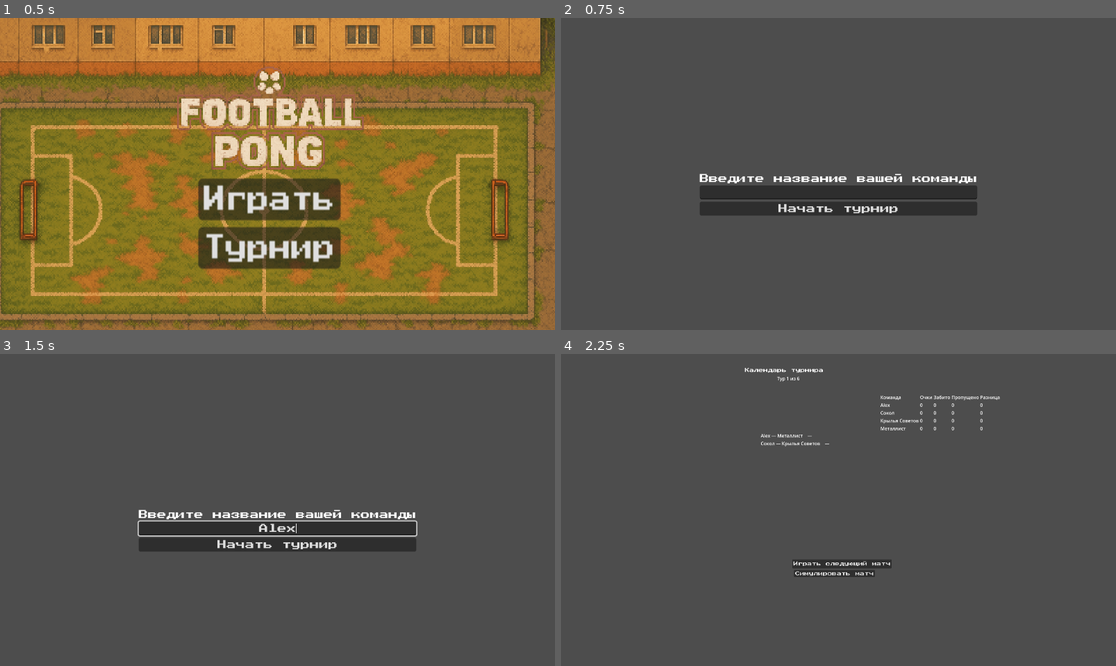
Above: before the commit, frames 1-4 (two rows, left to right).
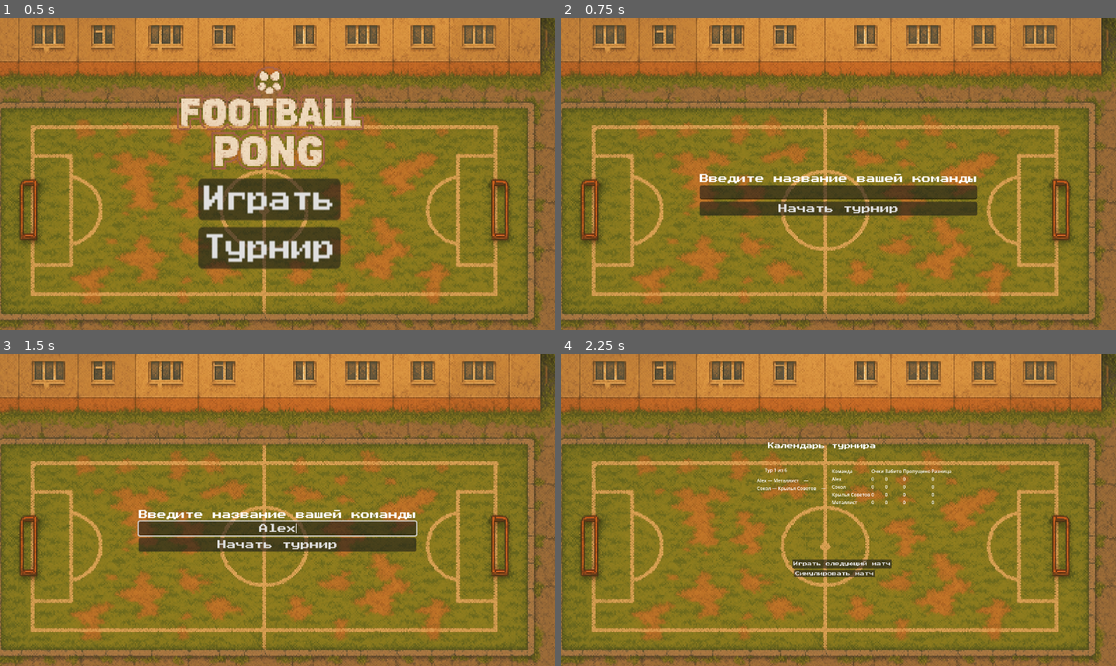
Above: after the commit, the same moments.

Repository: supervi5w4/footballpong
Game: Godot game, scene res://scenes/menu.tscn
Same seed, same stepped clock (60 frames per second), same inputs: the game is played once before the commit and once after it.
Inputs (mouse positions are in pixels of both pictures, inside the frame that each line leads up to):
- Up to frame 1 (0.5 s): no input
- Up to frame 2 (0.75 s): click "Турнир" at 0.5 s
- Up to frame 3 (1.5 s): click (277, 528) at 1.27 s; type "Alex" at 1.35 s
- Up to frame 4 (2.25 s): click "Начать турнир" at 2 s

Frame 1 is identical in both runs. In frame 2, 97% of the frame differs, in the area x 0-100%, y 0-100%; in frame 3, 97%; in frame 4, 99%.

Commit message:
Add files via upload

Diff:
--- a/scenes/ai_paddle.gd
+++ b/scenes/ai_paddle.gd
@@ -56,10 +56,12 @@
 var _ball: RigidBody2D
 var _player: CharacterBody2D
 var _target_pos: Vector2 = Vector2.ZERO
+var _smooth_target_pos: Vector2 = Vector2.ZERO  # Плавная цель для движения
 var _time_to_next_think: float = 0.0
 var _fake_timer: float = 0.0
 var start_pos: Vector2 = Vector2.ZERO
 var _is_first_hit: bool = true
+var _smooth_factor: float = 0.15  # Фактор плавности (0.1 = очень плавно, 0.3 = быстро)
 
 # ---------------- READY ----------------
 func _ready() -> void:
@@ -70,11 +72,13 @@
 		set_physics_process(false)
 		return
 	start_pos = global_position
+	_smooth_target_pos = global_position  # Инициализируем плавную цель
 	_think()
 	_schedule_next_think()
 
 func reset_position() -> void:
 	global_position = start_pos
+	_smooth_target_pos = start_pos  # Сбрасываем плавную цель
 	velocity = Vector2.ZERO
 	_state = State.DEFEND
 	_time_to_next_think = 0.0
@@ -133,6 +137,8 @@
 	var weak := 1.0 - skill
 	var react := REACTION_BASE + weak * weak * 0.4
 	react *= randf_range(0.8, 1.4) * float(style.error_mult) * (1.0 + weak)
+	# Увеличиваем интервал обновления для более плавного движения
+	react *= 1.5  # Увеличили интервал на 50%
 	_time_to_next_think = react
 
 # ---------------- THINK ----------------
@@ -357,14 +363,24 @@
 # ---------------- Movement & Clamp X ----------------
 func _move() -> void:
 	var style: Dictionary = STYLE_DB.get(behaviour_style, STYLE_DB["balanced"])
-	var dir: Vector2 = _target_pos - global_position
+
+	# Плавно обновляем целевую позицию
+	_smooth_target_pos = _smooth_target_pos.lerp(_target_pos, _smooth_factor)
+
+	# Вычисляем направление к плавной цели
+	var dir: Vector2 = _smooth_target_pos - global_position
 	if dir.length() < 2.0:
 		velocity = Vector2.ZERO
 		return
+
 	dir = dir.normalized()
-	var jitter_mag: float = (1.0 - skill) * 0.5
+
+	# Уменьшаем джиттер для более плавного движения
+	var jitter_mag: float = (1.0 - skill) * 0.3  # Уменьшили с 0.5 до 0.3
 	var speed_jitter: float = randf_range(1.0 - jitter_mag, 1.0 + jitter_mag)
 	var speed: float = BASE_SPEED * float(style.speed_mul) * speed_jitter * lerp(0.4, 1.0, skill)
+
+	# Настройки скорости в зависимости от состояния
 	match _state:
 		State.ATTACK:
 			speed *= 1.2
@@ -374,7 +390,14 @@
 			speed *= 1.1
 		State.EDGE_GUARD:
 			speed *= 0.9
-	velocity = dir * speed
+
+	# Применяем дополнительное сглаживание скорости
+	var current_speed = velocity.length()
+	var target_speed = speed
+	var speed_smooth_factor = 0.1  # Плавное изменение скорости
+	var new_speed = lerp(current_speed, target_speed, speed_smooth_factor)
+
+	velocity = dir * new_speed
 	move_and_slide()
 	_clamp_x()
 
--- a/scenes/final_table.tscn
+++ b/scenes/final_table.tscn
@@ -1,12 +1,20 @@
-[gd_scene load_steps=3 format=3 uid="uid://ni5xonhoiv4t"]
+[gd_scene load_steps=4 format=3 uid="uid://ni5xonhoiv4t"]
 
 [ext_resource type="Script" uid="uid://de732wytliv03" path="res://scenes/final_table.gd" id="1_iws4m"]
 [ext_resource type="FontFile" uid="uid://crbejkyhfw2bi" path="res://fonts/PressStart2P-Regular.ttf" id="2_7y8kr"]
+[ext_resource type="Texture2D" uid="uid://37rfb12sxmf4" path="res://assets/gfx/field.png" id="3_7y8kr"]
 
 [node name="FinalTable" type="Control"]
 layout_mode = 3
 anchors_preset = 0
 script = ExtResource("1_iws4m")
+
+[node name="Bg" type="TextureRect" parent="."]
+layout_mode = 0
+offset_right = 1536.0
+offset_bottom = 1024.0
+scale = Vector2(1.3, 1.3)
+texture = ExtResource("3_7y8kr")
 
 [node name="TitleLabel" type="Label" parent="."]
 layout_mode = 0
--- a/scenes/game.gd
+++ b/scenes/game.gd
@@ -22,6 +22,7 @@
 @onready var score_left_label: Label = $UI/ScoreLeft
 @onready var score_right_label: Label = $UI/ScoreRight
 @onready var time_scoreboard: TimeScoreboard = $UI/TimeScoreboard
+@onready var message_label: Label = $UI/MessageLabel
 
 var _game_started: bool = false
 
@@ -29,22 +30,28 @@
 	# Подключаемся к сигналу обновления счёта
 	Score.score_changed.connect(_update_scoreboard)
 
-	# Подключаемся к сигналу окончания первого тайма
+	# Проверяем, используется ли режим турнира (есть отдельный контроллер)
+	var in_tournament: bool = (get_node_or_null("TournamentController") != null)
+
+	# Подключаемся к сигналам таймера только в обычном режиме
 	if time_scoreboard:
 		var match_timer = time_scoreboard.get_match_timer()
-		if match_timer:
+		if match_timer and not in_tournament:
 			match_timer.first_half_ended.connect(_on_first_half_ended)
+			match_timer.match_ended.connect(_on_match_ended)
 
 	# Запускаем аналитику игрового процесса
 	if YandexSDK.is_working():
 		YandexSDK.gameplay_started()
 		_game_started = true
 
-	# Запускаем таймер матча
-	if time_scoreboard:
-		time_scoreboard.start_match()
+	# Запускаем таймер матча и сбрасываем позиции только вне турнира.
+	# В режиме турнира это делает TournamentController.
+	if not in_tournament:
+		if time_scoreboard:
+			time_scoreboard.start_match()
 
-	reset_round()
+		reset_round()
 
 func _exit_tree() -> void:
 	# Останавливаем аналитику игрового процесса при выходе
@@ -133,3 +140,20 @@
 		ball._serve()
 
 	print("Game: Второй тайм начался")
+
+# Обработчик окончания матча
+func _on_match_ended() -> void:
+	"""Обработчик окончания матча"""
+	print("Game: Матч завершен")
+
+	# Показываем надпись "Матч окончен" на 3 секунды
+	if message_label:
+		message_label.text = "Матч окончен"
+		message_label.visible = true
+
+	# Ждем 3 секунды
+	await get_tree().create_timer(3.0).timeout
+
+	# Скрываем надпись
+	if message_label:
+		message_label.visible = false
--- a/scenes/tournament_calendar.tscn
+++ b/scenes/tournament_calendar.tscn
@@ -1,6 +1,7 @@
-[gd_scene load_steps=3 format=3 uid="uid://wp5sqcamggfc"]
+[gd_scene load_steps=4 format=3 uid="uid://wp5sqcamggfc"]
 
 [ext_resource type="Script" uid="uid://bmrfriqn04wno" path="res://scenes/tournament_calendar.gd" id="1_ke7y2"]
+[ext_resource type="Texture2D" uid="uid://37rfb12sxmf4" path="res://assets/gfx/field.png" id="2_ejpit"]
 [ext_resource type="FontFile" uid="uid://crbejkyhfw2bi" path="res://fonts/PressStart2P-Regular.ttf" id="2_v305x"]
 
 [node name="TournamentCalendar" type="Control"]
@@ -10,6 +11,13 @@
 size_flags_vertical = 4
 script = ExtResource("1_ke7y2")
 
+[node name="Bg" type="TextureRect" parent="."]
+layout_mode = 0
+offset_right = 1536.0
+offset_bottom = 1024.0
+scale = Vector2(1.3, 1.3)
+texture = ExtResource("2_ejpit")
+
 [node name="Label" type="Label" parent="."]
 layout_direction = 2
 layout_mode = 1
@@ -18,13 +26,14 @@
 anchor_top = 0.5
 anchor_right = 0.5
 anchor_bottom = 0.5
-offset_left = 636.0
-offset_top = 48.0
-offset_right = 908.0
-offset_bottom = 64.0
+offset_left = 767.0
+offset_top = 310.0
+offset_right = 1039.0
+offset_bottom = 326.0
 grow_horizontal = 2
 grow_vertical = 2
 theme_override_fonts/font = ExtResource("2_v305x")
+theme_override_font_sizes/font_size = 22
 text = "Календарь турнира"
 
 [node name="ScrollContainer" type="ScrollContainer" parent="."]
@@ -34,10 +43,10 @@
 anchor_top = 0.5
 anchor_right = 0.5
 anchor_bottom = 0.5
-offset_left = 691.0
-offset_top = 96.0
-offset_right = 1041.0
-offset_bottom = 496.0
+offset_left = 678.0
+offset_top = 251.0
+offset_right = 1028.0
+offset_bottom = 651.0
 grow_horizontal = 2
 grow_vertical = 2
 
@@ -78,8 +87,10 @@
 
 [node name="TabContainer" type="Control" parent="."]
 anchors_preset = 0
-offset_right = 40.0
-offset_bottom = 40.0
+offset_left = -168.0
+offset_top = 251.0
+offset_right = -128.0
+offset_bottom = 291.0
 
 [node name="CalendarTab" type="VBoxContainer" parent="TabContainer"]
 layout_mode = 0
@@ -92,9 +103,9 @@
 [node name="TableTab" type="VBoxContainer" parent="TabContainer"]
 layout_mode = 0
 offset_left = 1105.0
-offset_top = 138.0
+offset_top = 143.0
 offset_right = 1145.0
-offset_bottom = 178.0
+offset_bottom = 183.0
 tooltip_text = "Таблица"
 
 [node name="RowsContainer" type="GridContainer" parent="TabContainer/TableTab"]
@@ -104,7 +115,7 @@
 [node name="RoundLabel" type="Label" parent="."]
 unique_name_in_owner = true
 layout_mode = 0
-offset_left = 748.0
-offset_top = 73.0
-offset_right = 788.0
-offset_bottom = 96.0
+offset_left = 705.0
+offset_top = 390.0
+offset_right = 745.0
+offset_bottom = 413.0
--- a/scenes/tournament_game.gd
+++ b/scenes/tournament_game.gd
@@ -157,6 +157,10 @@
 	"""Запуск второго тайма с возвратом мяча в центр"""
 	print("Турнир: Запуск второго тайма")
 
+	# Скрываем надпись о паузе между таймами
+	if message_label:
+		message_label.visible = false
+
 	# Размораживаем мяч перед сбросом
 	var ball = game_node.get_node_or_null("Ball")
 	if ball:
@@ -185,6 +189,18 @@
 	print("Турнир: Второй тайм начался")
 
 func _finalize_match() -> void:
+	# Показываем надпись "Матч окончен" на 3 секунды
+	if message_label:
+		message_label.text = "Матч окончен"
+		message_label.visible = true
+
+	# Ждем 3 секунды
+	await get_tree().create_timer(3.0).timeout
+
+	# Скрываем надпись
+	if message_label:
+		message_label.visible = false
+
 	var idx: int = Score.current_match
 
 	if idx >= 0 and idx < Score.matches.size():
--- a/scenes/tournament_menu.tscn
+++ b/scenes/tournament_menu.tscn
@@ -1,7 +1,8 @@
-[gd_scene load_steps=3 format=3 uid="uid://ckuwg61l0wd1m"]
+[gd_scene load_steps=4 format=3 uid="uid://ckuwg61l0wd1m"]
 
 [ext_resource type="Script" uid="uid://b3xgxgnti3iwg" path="res://scenes/tournament_menu.gd" id="1_2sg7v"]
 [ext_resource type="FontFile" uid="uid://crbejkyhfw2bi" path="res://fonts/PressStart2P-Regular.ttf" id="1_khm0a"]
+[ext_resource type="Texture2D" uid="uid://37rfb12sxmf4" path="res://assets/gfx/field.png" id="2_dx0ay"]
 
 [node name="TournamentMenu" type="Control"]
 layout_mode = 3
@@ -15,6 +16,15 @@
 size_flags_horizontal = 4
 size_flags_vertical = 4
 script = ExtResource("1_2sg7v")
+
+[node name="Bg" type="TextureRect" parent="."]
+layout_mode = 0
+offset_left = -960.0
+offset_top = -540.0
+offset_right = 576.0
+offset_bottom = 484.0
+scale = Vector2(1.3, 1.3)
+texture = ExtResource("2_dx0ay")
 
 [node name="VBoxContainer" type="VBoxContainer" parent="."]
 layout_direction = 3
